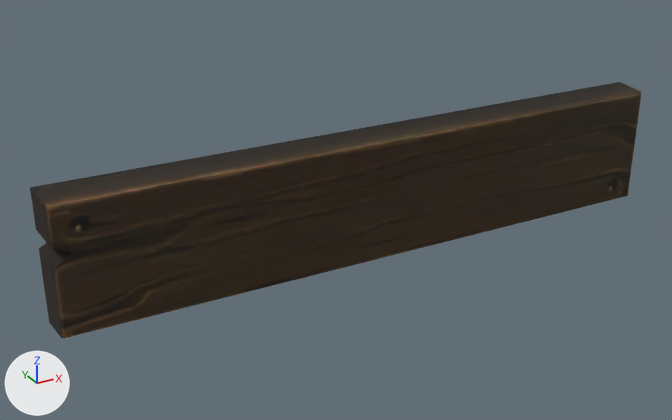
The OBJ model sceneobjs/juqing_fuben_544/juqing_fuben_544_diban_01.obj: old version first, new version second.
The view is the same before and after, from a 50 mm camera at (-931.0, -1542.0, 735.0) aimed at (-88.0, -9.0, -31.0). Arrows for +X, +Y and +Z are at lower left; the lights stay in place. Where no turn or scale is listed for an object, it has been applied to the vertices.

In view in the first picture: 'juqing_fuben_544_diban_01'.
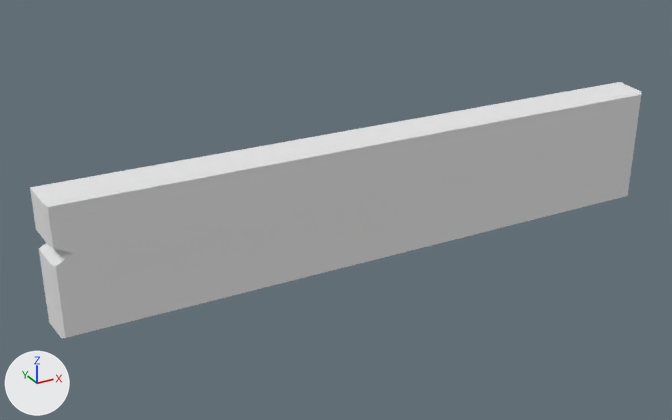
What differs and where, as boxes (x1, y1, x2, y2) in the pictures (672 x 420 px):
'juqing_fuben_544_diban_01', recoloured (brown to grey): (30, 82, 641, 338) in both

The change, as a list of edits to the scene's bpy script:
```text
Add mat_material_1_1:
    mat_material_1_1 = principled_material('material_1')
    mat_material_1_1.base_color = (0.8, 0.8, 0.8)  # white #e7e7e7
    mat_material_1_1.roughness = 1.0
Change me_juqing_fuben_544_diban_01:
    where me_juqing_fuben_544_diban_01.from_pydata(...)  # 45 vertices, 86 faces; spans x -678.0..678.0, y -83.0..0.0, z -132.0..132.0
    remove me_juqing_fuben_544_diban_01.materials.append(mat_material_1)  # picture img_juqing_fuben_544_diban_01_01_png
    add me_juqing_fuben_544_diban_01.materials.append(mat_material_1_1)  # white #e7e7e7
```
